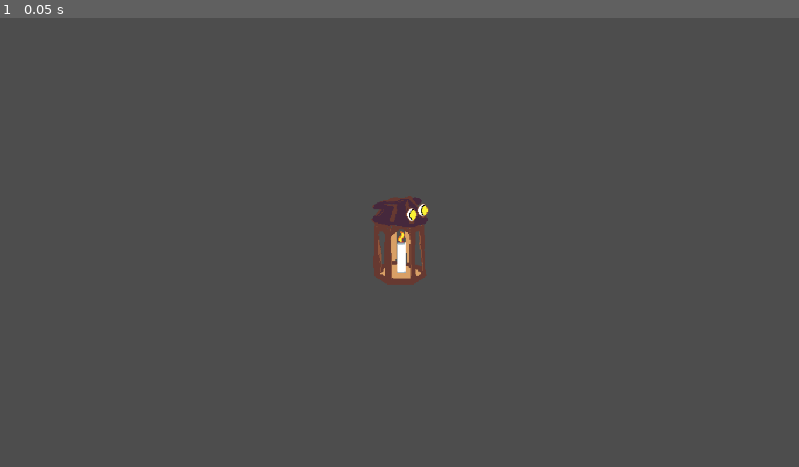
Above: before the commit, frame 1.
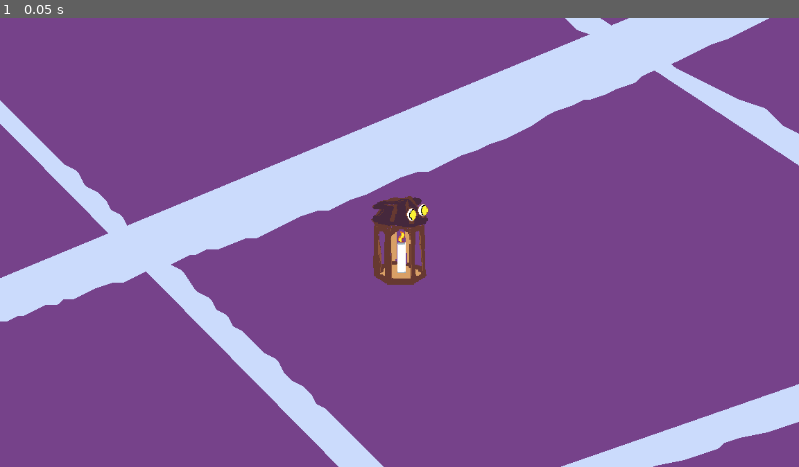
Above: after the commit, the same moment.

Repository: Dcarreon/ps15-jam-wizard-game
Game: Godot game, scene res://scenes/game.tscn
The game is run twice, just before and just after one commit, with the same random seed, the same clock (stepped at 60 frames per second) and the same inputs. The project has no main scene, so this scene is started directly.
Inputs:
- Up to frame 1 (0.05 s): no input

The runs differ from the first frame. In frame 1, 99% of the frame differs, in the area x 0-100%, y 0-100%.
Error in both runs: Invalid call. Nonexistent function '_enter_state' in base 'Nil'. (res://scripts/state_machine.gd:12)

Commit message:
Imported a placeholder background and implemented it in the game scene

Diff:
--- a/scenes/game.tscn
+++ b/scenes/game.tscn
@@ -1,8 +1,12 @@
-[gd_scene load_steps=2 format=3 uid="uid://dphea4wrg5oig"]
+[gd_scene load_steps=3 format=3 uid="uid://dphea4wrg5oig"]
 
+[ext_resource type="Texture2D" uid="uid://f50b81176si1" path="res://assets/TestLevelBackground.png" id="1_xpfwu"]
 [ext_resource type="PackedScene" uid="uid://c1pefes17fnxn" path="res://scenes/player.tscn" id="1_xwa3k"]
 
 [node name="Game" type="Node2D"]
+
+[node name="Sprite2D" type="Sprite2D" parent="."]
+texture = ExtResource("1_xpfwu")
 
 [node name="Player" parent="." instance=ExtResource("1_xwa3k")]
 
Binary file added: assets/TestLevelBackground.png
Not shown, added: assets/TestLevelBackground.png.import
